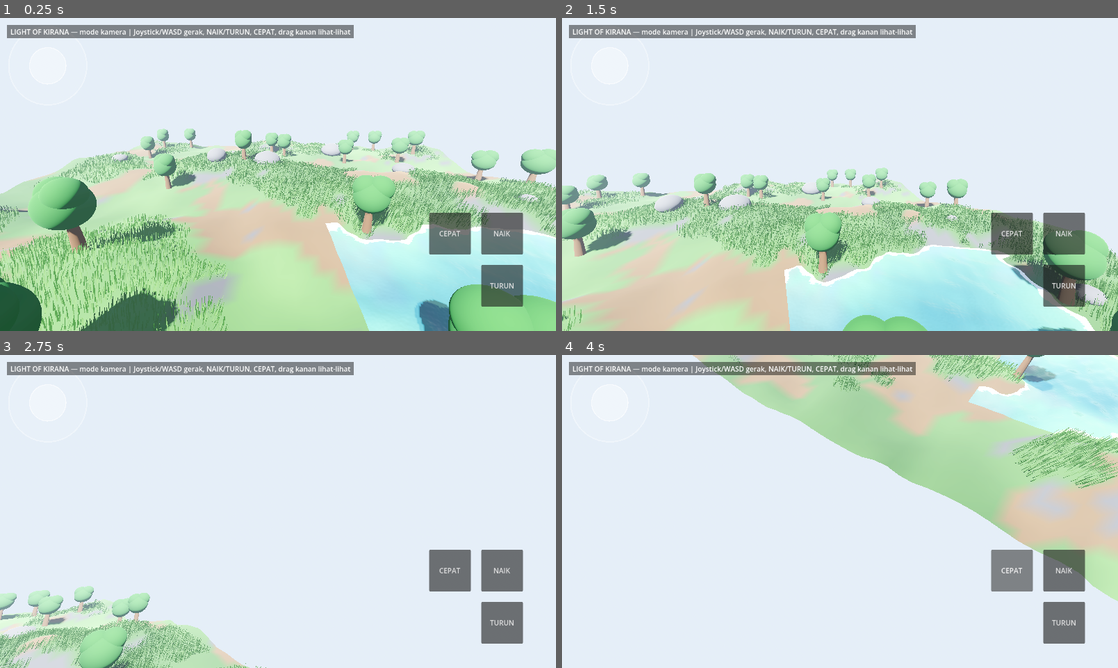
Above: before the commit, frames 1-4 (two rows, left to right).
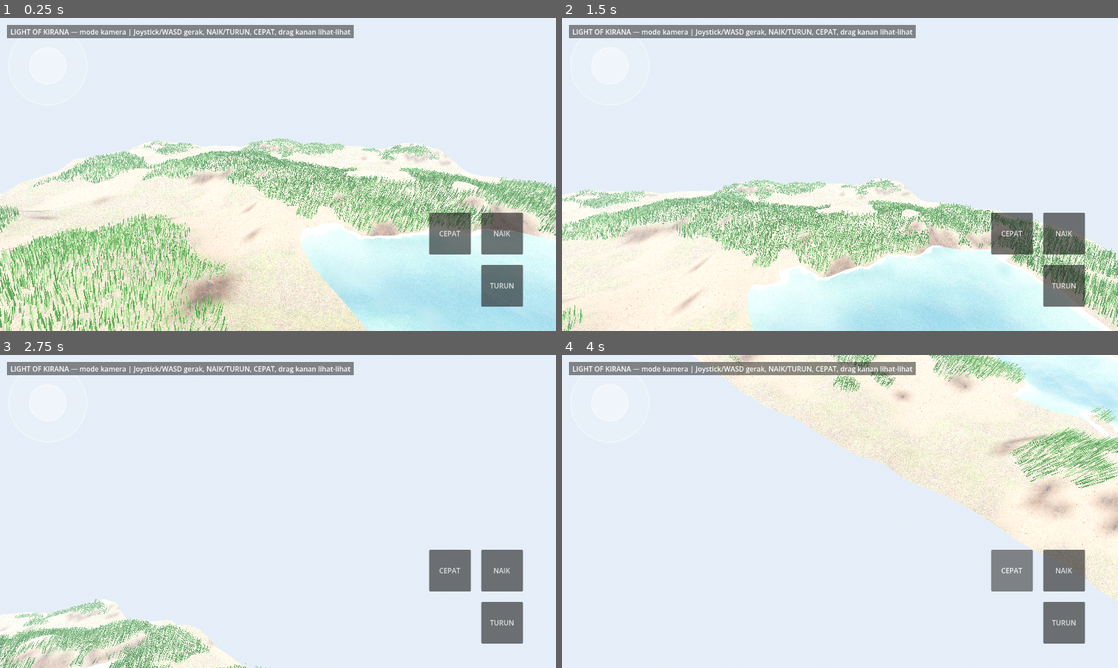
Above: after the commit, the same moments.

Repository: bagus123triga/light-of-kirana
Game: Godot game, scene res://scenes/main.tscn
Two runs of this game, one before a commit and one after it. Both use one fixed random seed, a clock stepped at 60 frames per second and the inputs below.
Inputs (mouse positions are in pixels of both pictures, inside the frame that each line leads up to):
- Up to frame 1 (0.25 s): no input
- Up to frame 2 (1.5 s): drag from (612, 64) to (895, 105) at 0.52 s; drag from (728, 190) to (812, 237) at 1.27 s
- Up to frame 3 (2.75 s): move the mouse to (333, 442) at 2.02 s; hold D from 2.03 s (still down); hold Shift from 2.03 s (still down)
- Up to frame 4 (4 s): release D at 2.75 s; release Shift at 2.75 s; drag from (812, 574) to (673, 464) at 2.77 s; move the mouse to (1006, 558) at 3.52 s; hold A from 3.53 s (still down); hold Shift from 3.53 s (still down); tap Space at 3.77 s

The runs differ from the first frame. In frame 1, 40% of the frame differs, in the area x 0-100%, y 35-100%; in frame 2, 31%; in frame 3, 4.8%; in frame 4, 25%.

Commit message:
Hapus pohon+batu, terrain bertekstur CC0, danau tepi berombak

Diff:
--- a/scripts/main.gd
+++ b/scripts/main.gd
@@ -54,8 +54,6 @@
 	if _world == null:
 		failures.append("world null")
 	else:
-		if _world.trees.size() < 10:
-			failures.append("pohon kurang: %d" % _world.trees.size())
 		var grass := _world.get_node_or_null("Grass")
 		if grass == null or grass.multimesh.instance_count < 1000:
 			failures.append("rumput kurang/tidak ada")
@@ -82,14 +80,17 @@
 			failures.append("batu kebanyakan: %d/400" % counts[2])
 		if float(counts[0]) / 400.0 < 0.4:
 			failures.append("rumput kesedikit: %d/400" % counts[0])
-		# Tebang satu pohon sampai roboh (logika pohon tetap hidup, walau
-		# tanpa pemain yang menebang).
-		var tree = _world.trees[0]
-		tree.chop(Vector3(0.0, 9.0, 20.0))
-		tree.chop(Vector3(0.0, 9.0, 20.0))
-		tree.chop(Vector3(0.0, 9.0, 20.0))
-		if not tree.fallen:
-			failures.append("pohon tidak roboh setelah 3 tebasan")
+		# Danau bertepi berombak: jari-jari di dua sudut harus beda jelas
+		# (tidak ada garis lurus di tepi).
+		var r0: float = _world._lake_radius_at(0.0)
+		var r1: float = _world._lake_radius_at(PI * 0.5)
+		if absf(r0 - r1) < 1.0:
+			failures.append("tepi danau kurang berombak: r0=%f r1=%f" % [r0, r1])
+		# Terrain bertekstur: material shader + 3 tekstur terpasang.
+		if _world.terrain_material == null:
+			failures.append("material terrain null")
+		elif _world.terrain_material.get_shader_parameter("grass_tex") == null:
+			failures.append("tekstur rumput terrain tidak terpasang")
 		# Kamera terbang: ada, aktif, dan bisa gerak.
 		var cam := get_tree().get_first_node_in_group("fly_camera")
 		if cam == null:
--- a/scripts/tree.gd
+++ /dev/null
@@ -1,117 +0,0 @@
-extends StaticBody3D
-class_name KiranaTree
-
-## Pohon yang bisa ditebang: 3 tebasan -> roboh -> kayu -> tunggul -> tumbuh lagi.
-## Root = StaticBody3D (tabrakan batang). Visual ada di Pivot agar bisa
-## dijatuhkan dengan rotasi tanpa memindah tabrakan.
-
-const MAX_HP := 3
-const REGROW_SECONDS := 60.0
-
-var hp := MAX_HP
-var fallen := false
-
-var _pivot: Node3D
-var _collision: CollisionShape3D
-var _fall_tween: Tween
-var _shake_tween: Tween
-var _regrow_timer := 0.0
-
-
-func _ready() -> void:
-	_pivot = $Pivot
-	_collision = $CollisionShape3D
-
-
-func chop(from_position: Vector3) -> void:
-	if fallen:
-		return
-	hp -= 1
-	_play_chop_sound()
-	if hp > 0:
-		_shake()
-	else:
-		_fall(from_position)
-
-
-func _shake() -> void:
-	if _shake_tween and _shake_tween.is_valid():
-		_shake_tween.kill()
-	_pivot.rotation = Vector3.ZERO
-	_shake_tween = create_tween()
-	_shake_tween.tween_property(_pivot, "rotation:z", 0.06, 0.07)
-	_shake_tween.tween_property(_pivot, "rotation:z", -0.05, 0.09)
-	_shake_tween.tween_property(_pivot, "rotation:z", 0.0, 0.08)
-
-
-func _fall(from_position: Vector3) -> void:
-	fallen = true
-	if _shake_tween and _shake_tween.is_valid():
-		_shake_tween.kill()
-	_pivot.rotation = Vector3.ZERO
-	_collision.set_deferred("disabled", true)
-	_play_fall_sound()
-	# Jatuh menjauhi pemain: sumbu putar = horizontal, tegak lurus arah jatuh.
-	var fall_dir := (global_position - from_position)
-	fall_dir.y = 0.0
-	if fall_dir.length() < 0.01:
-		fall_dir = Vector3.FORWARD
-	fall_dir = fall_dir.normalized()
-	# Putar pivot 90 derajat menjauhi pemain (lihat rotation di bawah).
-	if _fall_tween and _fall_tween.is_valid():
-		_fall_tween.kill()
-	_fall_tween = create_tween()
-	_fall_tween.set_trans(Tween.TRANS_QUAD).set_ease(Tween.EASE_IN)
-	# Tween rotasi via basis: pakai rotation dengan sumbu lokal yang sudah
-	# diputar menghadap arah jatuh (pivot diputar dulu di sumbu Y).
-	_pivot.rotation.y = atan2(fall_dir.x, fall_dir.z)
-	_fall_tween.tween_property(_pivot, "rotation:x", deg_to_rad(86.0), 0.7)
-	_fall_tween.tween_callback(_spawn_logs)
-	_regrow_timer = REGROW_SECONDS
-
-
-func _spawn_logs() -> void:
-	# 3 kayu kecil di dekat pangkal, menghilang sendiri setelah 8 detik.
-	for i in 3:
-		var log := MeshInstance3D.new()
-		var mesh := CylinderMesh.new()
-		mesh.top_radius = 0.14
-		mesh.bottom_radius = 0.14
-		mesh.height = 0.9
-		log.mesh = mesh
-		var mat := StandardMaterial3D.new()
-		mat.albedo_color = Color(0.55, 0.38, 0.20)
-		mat.roughness = 1.0
-		log.material_override = mat
-		log.rotation_degrees = Vector3(90.0, 0.0, randf() * 180.0)
-		log.position = Vector3(randf_range(-0.8, 0.8), 0.18, randf_range(-0.8, 0.8))
-		add_child(log)
-		var tw := create_tween()
-		tw.tween_interval(8.0)
-		tw.tween_callback(log.queue_free)
-
-
-func _process(delta: float) -> void:
-	if fallen and _regrow_timer > 0.0:
-		_regrow_timer -= delta
-		if _regrow_timer <= 0.0:
-			_regrow()
-
-
-func _regrow() -> void:
-	hp = MAX_HP
-	fallen = false
-	_pivot.rotation = Vector3.ZERO
-	_collision.set_deferred("disabled", false)
-
-
-func _play_chop_sound() -> void:
-	var ambience := get_tree().get_first_node_in_group("ambience")
-	if ambience and ambience.has_method("play_chop"):
-		ambience.play_chop()
-
-
-func _play_fall_sound() -> void:
-	var ambience := get_tree().get_first_node_in_group("ambience")
-	if ambience and ambience.has_method("play_fall"):
-		ambience.play_fall()
--- a/scripts/world.gd
+++ b/scripts/world.gd
@@ -1,9 +1,10 @@
 extends Node3D
 
 ## LIGHT OF KIRANA — dunia v1.
-## Tanah berbukit dari heightmap + noise (tanpa addon), dicat per-vertex:
-## rumput / tanah gundul / batu (lereng curam). Danau + air shader stylized.
-## Rumput MultiMesh + shader angin. Pohon bisa ditebang. Bebatuan.
+## Tanah berbukit dari heightmap + noise (tanpa addon), bertekstur CC0
+## Poly Haven (rumput / tanah gundul / batu lereng curam, mask per-vertex).
+## Danau bertepi berombak (tanpa garis lurus) + air shader stylized.
+## Rumput MultiMesh + shader angin. Tanpa pohon & batu (minta Bagus 2026-11-09).
 ## Cahaya: 1 matahari + langit + kabut (GL Compatibility).
 
 enum GroundType { GRASS, DIRT, ROCK }
@@ -14,11 +15,9 @@
 const LAKE_RADIUS := 9.0
 const WATER_LEVEL := -0.25
 const GRASS_COUNT := 60000
-const TREE_COUNT := 24
-const BOULDER_COUNT := 14
-
-var trees: Array = []
+
 var grass_material: ShaderMaterial
+var terrain_material: ShaderMaterial
 var wind_strength := 0.35
 
 var _height_noise := FastNoiseLite.new()
@@ -40,8 +39,6 @@
 	_create_terrain()
 	_create_water()
 	_create_grass()
-	_create_trees()
-	_create_boulders()
 
 
 func _process(delta: float) -> void:
@@ -67,11 +64,20 @@
 
 # --- Tinggi & jenis tanah (satu rumus dipakai mesh, rumput, pohon, pemain) ---
 
+# Jari-jari danau berubah-ubah menurut sudut (2 sinus, periode beda) —
+# tepinya berombak organik, tidak ada garis lurus (minta Bagus 2026-11-09).
+# Rentang ~6–12 m. Kontinu di sudut 0/2π (sinus kelipatan bulat).
+func _lake_radius_at(angle: float) -> float:
+	return LAKE_RADIUS + 2.0 * sin(angle * 2.0 + 0.7) + 1.0 * sin(angle * 5.0 + 2.0)
+
+
 func get_height(x: float, z: float) -> float:
 	var h := _height_noise.get_noise_2d(x, z) * 3.0
-	var d := Vector2(x, z).distance_to(LAKE_CENTER)
-	if d < LAKE_RADIUS:
-		var f := smoothstep(0.0, 1.0, d / LAKE_RADIUS)
+	var rel := Vector2(x, z) - LAKE_CENTER
+	var d := rel.length()
+	var r := _lake_radius_at(atan2(rel.y, rel.x))
+	if d < r:
+		var f := smoothstep(0.0, 1.0, d / r)
 		h = lerpf(-1.6, h, f)
 	# Ratakan area spawn pemain (0, 6).
 	var ds := Vector2(x, z).distance_to(Vector2(0.0, 6.0))
@@ -100,6 +106,18 @@
 		_:
 			var v := 0.9 + 0.2 * _dirt_noise.get_noise_2d(x * 0.5, z * 0.5)
 			return Color(0.30 * v, 0.48 * v, 0.20 * v)
+
+
+# Mask jenis tanah untuk shader terrain (r=tanah gundul, g=rumput, b=batu).
+# Dipakai sebagai COLOR vertex terrain; _ground_color dipakai warna bilah rumput.
+func _ground_mask(x: float, z: float) -> Color:
+	match get_ground_type(x, z):
+		GroundType.ROCK:
+			return Color(0.0, 0.0, 1.0)
+		GroundType.DIRT:
+			return Color(1.0, 0.0, 0.0)
+		_:
+			return Color(0.0, 1.0, 0.0)
 
 
 # --- Langit, matahari, kabut ---
@@ -153,7 +171,7 @@
 			var h := get_height(x, z)
 			verts.append(Vector3(x, h, z))
 			normals.append(Vector3.UP)
-			colors.append(_ground_color(x, z))
+			colors.append(_ground_mask(x, z))
 			heights.append(h)
 	for j in SUBDIV:
 		for i in SUBDIV:
@@ -183,10 +201,14 @@
 	add_child(body)
 	var mesh_instance := MeshInstance3D.new()
 	mesh_instance.mesh = mesh
-	var mat := StandardMaterial3D.new()
-	mat.vertex_color_use_as_albedo = true
-	mat.roughness = 1.0
-	mesh_instance.material_override = mat
+	# Material shader bertekstur (bukan warna vertex polos): sampling
+	# tekstur CC0 Poly Haven per jenis tanah, mask dari COLOR vertex.
+	terrain_material = ShaderMaterial.new()
+	terrain_material.shader = load("res://shaders/terrain.gdshader")
+	terrain_material.set_shader_parameter("grass_tex", load("res://assets/textures/leafy_grass_diff_1k.jpg"))
+	terrain_material.set_shader_parameter("dirt_tex", load("res://assets/textures/dirt_floor_diff_1k.jpg"))
+	terrain_material.set_shader_parameter("rock_tex", load("res://assets/textures/rock_face_diff_1k.jpg"))
+	mesh_instance.material_override = terrain_material
 	body.add_child(mesh_instance)
 	var shape := HeightMapShape3D.new()
 	shape.map_width = SUBDIV + 1
@@ -203,16 +225,55 @@
 
 func _create_water() -> void:
 	# Shader + material + normal map dari paket CC0 godotlearning
-	# "Stylized Water" (res://water/). Plane 20 m, verteks tiap 0.25 m
-	# (subdivide 80) — sesuai petunjuk halaman itu. Node jangan di-rotate
-	# atau di-scale, ukur lewat PlaneMesh.
-	var plane := PlaneMesh.new()
-	plane.size = Vector2(LAKE_RADIUS * 2.0 + 2.0, LAKE_RADIUS * 2.0 + 2.0)
-	plane.subdivide_width = 80
-	plane.subdivide_depth = 80
+	# "Stylized Water" (res://water/). BUKAN plane kotak lagi — mesh cakram
+	# kustom (grid polar: 20 ring x 64 segmen) yang tepinya mengikuti jari-jari
+	# danau yang berombak (radius * 1.1 + 0.5, masuk ke bawah tanah) — jadi
+	# tidak ada garis lurus di tepi danau (minta Bagus 2026-11-09).
+	# Ring rapat (jarak ~0.6 m) supaya gelombang vertex shader tetap kelihatan.
+	var rings := 20
+	var segs := 64
+	var verts := PackedVector3Array()
+	var normals := PackedVector3Array()
+	var tangents := PackedFloat32Array()
+	var uvs := PackedVector2Array()
+	var indices := PackedInt32Array()
+	# Titik tengah.
+	verts.append(Vector3.ZERO)
+	normals.append(Vector3.UP)
+	tangents.append_array([1.0, 0.0, 0.0, 1.0])
+	uvs.append(Vector2.ZERO)
+	for ring in rings:
+		var f := float(ring + 1) / float(rings)
+		for s in segs:
+			var angle := TAU * float(s) / float(segs)
+			var r := _lake_radius_at(angle) * 1.1 + 0.5
+			var rr := r * f
+			verts.append(Vector3(cos(angle) * rr, 0.0, sin(angle) * rr))
+			normals.append(Vector3.UP)
+			tangents.append_array([1.0, 0.0, 0.0, 1.0])
+			uvs.append(Vector2(cos(angle) * rr, sin(angle) * rr) / 8.0)
+	# Kipas tengah (pusat -> ring 1).
+	for s in segs:
+		indices.append_array([0, 1 + s, 1 + (s + 1) % segs])
+	# Quad antar ring.
+	for ring in rings - 1:
+		var base0 := 1 + ring * segs
+		var base1 := 1 + (ring + 1) * segs
+		for s in segs:
+			var s1 := (s + 1) % segs
+			indices.append_array([base0 + s, base1 + s, base1 + s1, base0 + s, base1 + s1, base0 + s1])
+	var arrays := []
+	arrays.resize(Mesh.ARRAY_MAX)
+	arrays[Mesh.ARRAY_VERTEX] = verts
+	arrays[Mesh.ARRAY_NORMAL] = normals
+	arrays[Mesh.ARRAY_TANGENT] = tangents
+	arrays[Mesh.ARRAY_TEX_UV] = uvs
+	arrays[Mesh.ARRAY_INDEX] = indices
+	var disc := ArrayMesh.new()
+	disc.add_surface_from_arrays(Mesh.PRIMITIVE_TRIANGLES, arrays)
 	var water := MeshInstance3D.new()
 	water.name = "Water"
-	water.mesh = plane
+	water.mesh = disc
 	water.position = Vector3(LAKE_CENTER.x, WATER_LEVEL, LAKE_CENTER.y)
 	water.material_override = load("res://water/water_material.tres")
 	add_child(water)
@@ -315,128 +376,3 @@
 	# bikin helai kelihatan makin kaku, dan hemat GPU.
 	mmi.cast_shadow = GeometryInstance3D.SHADOW_CASTING_SETTING_OFF
 	add_child(mmi)
-
-
-# --- Pohon ---
-
-func _make_tree() -> KiranaTree:
-	var tree := KiranaTree.new()
-	var collision := CollisionShape3D.new()
-	collision.name = "CollisionShape3D"
-	var shape := CylinderShape3D.new()
-	shape.radius = 0.35
-	shape.height = 2.0
-	collision.shape = shape
-	collision.position.y = 1.0
-	tree.add_child(collision)
-	var pivot := Node3D.new()
-	pivot.name = "Pivot"
-	tree.add_child(pivot)
-	var trunk := MeshInstance3D.new()
-	var trunk_mesh := CylinderMesh.new()
-	trunk_mesh.top_radius = 0.22
-	trunk_mesh.bottom_radius = 0.35
-	trunk_mesh.height = 2.2
-	trunk.mesh = trunk_mesh
-	trunk.position.y = 1.1
-	var trunk_mat := StandardMaterial3D.new()
-	trunk_mat.albedo_color = Color(0.42, 0.28, 0.15)
-	trunk_mat.roughness = 1.0
-	trunk.material_override = trunk_mat
-	pivot.add_child(trunk)
-	var leaf_mat := StandardMaterial3D.new()
-	leaf_mat.albedo_color = Color(0.16, 0.42, 0.14)
-	leaf_mat.roughness = 1.0
-	for pos in [Vector3(0.0, 2.9, 0.0), Vector3(0.45, 3.6, 0.2), Vector3(-0.4, 3.5, -0.25)]:
-		var leaf := MeshInstance3D.new()
-		var leaf_mesh := SphereMesh.new()
-		leaf_mesh.radius = 1.25 if pos.y < 3.0 else 0.9
-		leaf_mesh.height = leaf_mesh.radius * 2.0
-		leaf.mesh = leaf_mesh
-		leaf.position = pos
-		leaf.material_override = leaf_mat
-		pivot.add_child(leaf)
-	var stump := MeshInstance3D.new()
-	var stump_mesh := CylinderMesh.new()
-	stump_mesh.top_radius = 0.3
-	stump_mesh.bottom_radius = 0.34
-	stump_mesh.height = 0.4
-	stump.mesh = stump_mesh
-	stump.position.y = 0.2
-	var stump_mat := StandardMaterial3D.new()
-	stump_mat.albedo_color = Color(0.5, 0.36, 0.2)
-	stump_mat.roughness = 1.0
-	stump.material_override = stump_mat
-	tree.add_child(stump)
-	return tree
-
-
-func _create_trees() -> void:
-	var rng := RandomNumberGenerator.new()
-	rng.seed = 99
-	var placed := 0
-	var guard := 0
-	var half := WORLD_SIZE * 0.5 - 3.0
-	while placed < TREE_COUNT and guard < TREE_COUNT * 40:
-		guard += 1
-		var x := rng.randf_range(-half, half)
-		var z := rng.randf_range(-half, half)
-		if get_ground_type(x, z) != GroundType.GRASS:
-			continue
-		if Vector2(x, z).distance_to(Vector2(0.0, 6.0)) < 4.0:
-			continue
-		var ok := true
-		for other in trees:
-			if Vector2(x, z).distance_to(Vector2(other.position.x, other.position.z)) < 3.0:
-				ok = false
-				break
-		if not ok:
-			continue
-		var tree := _make_tree()
-		tree.position = Vector3(x, get_height(x, z), z)
-		add_child(tree)
-		trees.append(tree)
-		placed += 1
-
-
-# --- Bebatuan ---
-
-func _create_boulders() -> void:
-	var rng := RandomNumberGenerator.new()
-	rng.seed = 55
-	var rock_mat := StandardMaterial3D.new()
-	rock_mat.albedo_color = Color(0.42, 0.40, 0.39)
-	rock_mat.roughness = 0.95
-	var placed := 0
-	var guard := 0
-	var half := WORLD_SIZE * 0.5 - 3.0
-	while placed < BOULDER_COUNT and guard < BOULDER_COUNT * 30:
-		guard += 1
-		var x := rng.randf_range(-half, half)
-		var z := rng.randf_range(-half, half)
-		if get_height(x, z) < WATER_LEVEL + 0.1:
-			continue
-		if Vector2(x, z).distance_to(Vector2(0.0, 6.0)) < 4.0:
-			continue
-		var scale := rng.randf_range(0.6, 2.2)
-		var body := StaticBody3D.new()
-		body.position = Vector3(x, get_height(x, z) + scale * 0.25, z)
-		body.rotation.y = rng.randf() * TAU
-		add_child(body)
-		var mesh_instance := MeshInstance3D.new()
-		var mesh := SphereMesh.new()
-		mesh.radius = 1.0
-		mesh.height = 2.0
-		mesh.radial_segments = 12
-		mesh.rings = 8
-		mesh_instance.mesh = mesh
-		mesh_instance.scale = Vector3(scale, scale * 0.7, scale * rng.randf_range(0.8, 1.2))
-		mesh_instance.material_override = rock_mat
-		body.add_child(mesh_instance)
-		var collision := CollisionShape3D.new()
-		var shape := SphereShape3D.new()
-		shape.radius = 1.0
-		collision.shape = shape
-		collision.scale = mesh_instance.scale
-		body.add_child(collision)
-		placed += 1
--- /dev/null
+++ b/shaders/terrain.gdshader
@@ -0,0 +1,28 @@
+// LIGHT OF KIRANA — terrain bertekstur (minta Bagus 2026-11-09: tanah
+// terlalu polos). Tekstur CC0 Poly Haven 1K JPG: leafy_grass, dirt_floor,
+// rock_face. Sampling pakai posisi dunia (XZ) biar tiling seragam;
+// COLOR vertex = mask jenis tanah (r=tanah gundul, g=rumput, b=batu).
+shader_type spatial;
+render_mode diffuse_burley, specular_schlick_ggx;
+
+uniform sampler2D grass_tex : filter_linear_mipmap, repeat_enable;
+uniform sampler2D dirt_tex : filter_linear_mipmap, repeat_enable;
+uniform sampler2D rock_tex : filter_linear_mipmap, repeat_enable;
+uniform float tex_scale = 0.25; // 1 tile per 4 meter
+
+varying vec3 world_pos;
+
+void vertex() {
+	world_pos = (MODEL_MATRIX * vec4(VERTEX, 1.0)).xyz;
+}
+
+void fragment() {
+	vec2 uv = world_pos.xz * tex_scale;
+	vec3 grass_c = texture(grass_tex, uv).rgb;
+	vec3 dirt_c = texture(dirt_tex, uv).rgb;
+	vec3 rock_c = texture(rock_tex, uv).rgb;
+	vec3 col = grass_c * COLOR.g + dirt_c * COLOR.r + rock_c * COLOR.b;
+	ALBEDO = col;
+	ROUGHNESS = 1.0;
+	SPECULAR = 0.5;
+}
Binary file added: assets/textures/dirt_floor_diff_1k.jpg
Not shown, added: assets/textures/dirt_floor_diff_1k.jpg.import
Binary file added: assets/textures/leafy_grass_diff_1k.jpg
Not shown, added: assets/textures/leafy_grass_diff_1k.jpg.import
Binary file added: assets/textures/rock_face_diff_1k.jpg
Not shown, added: assets/textures/rock_face_diff_1k.jpg.import
Not shown, added: shaders/terrain.gdshader.uid
